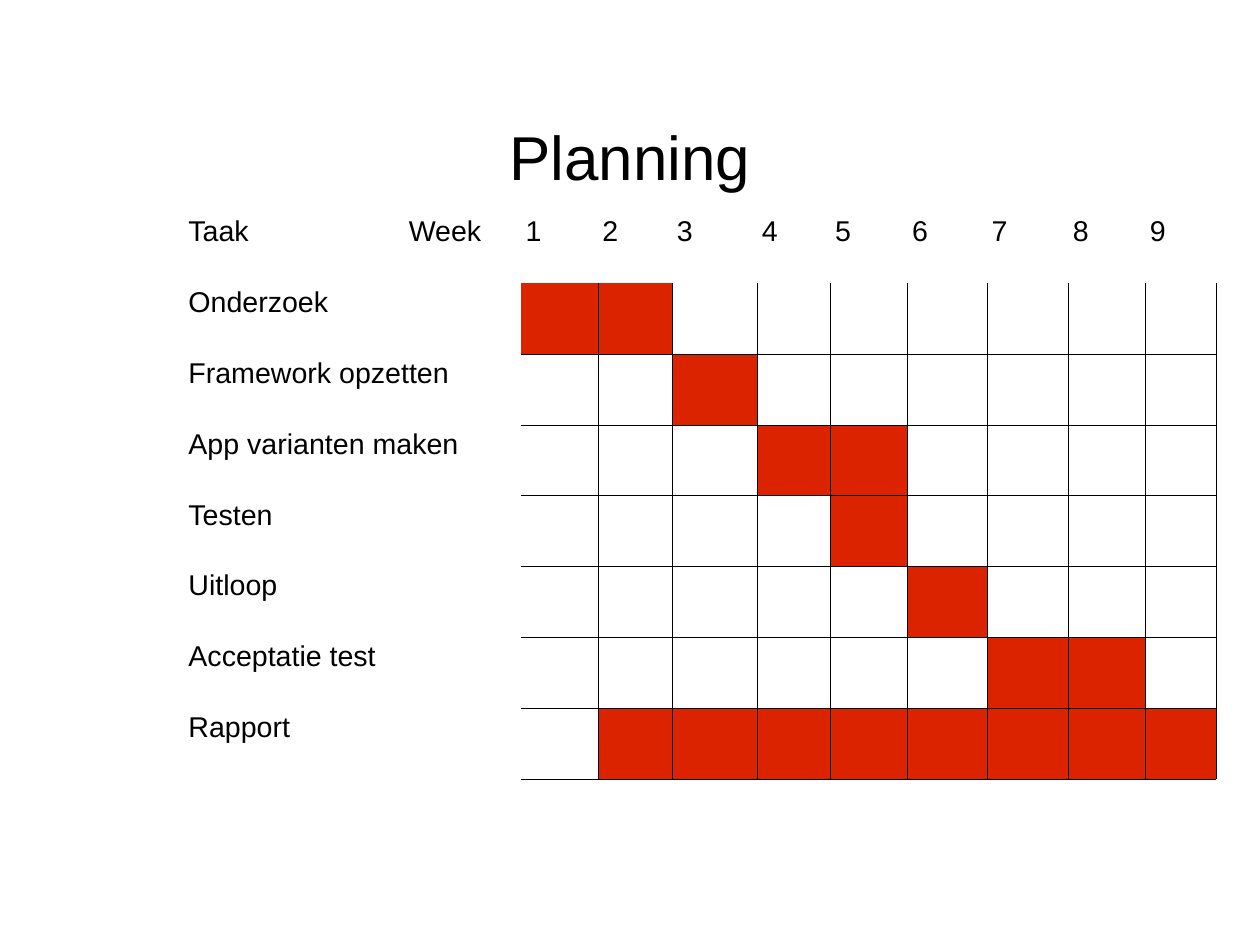
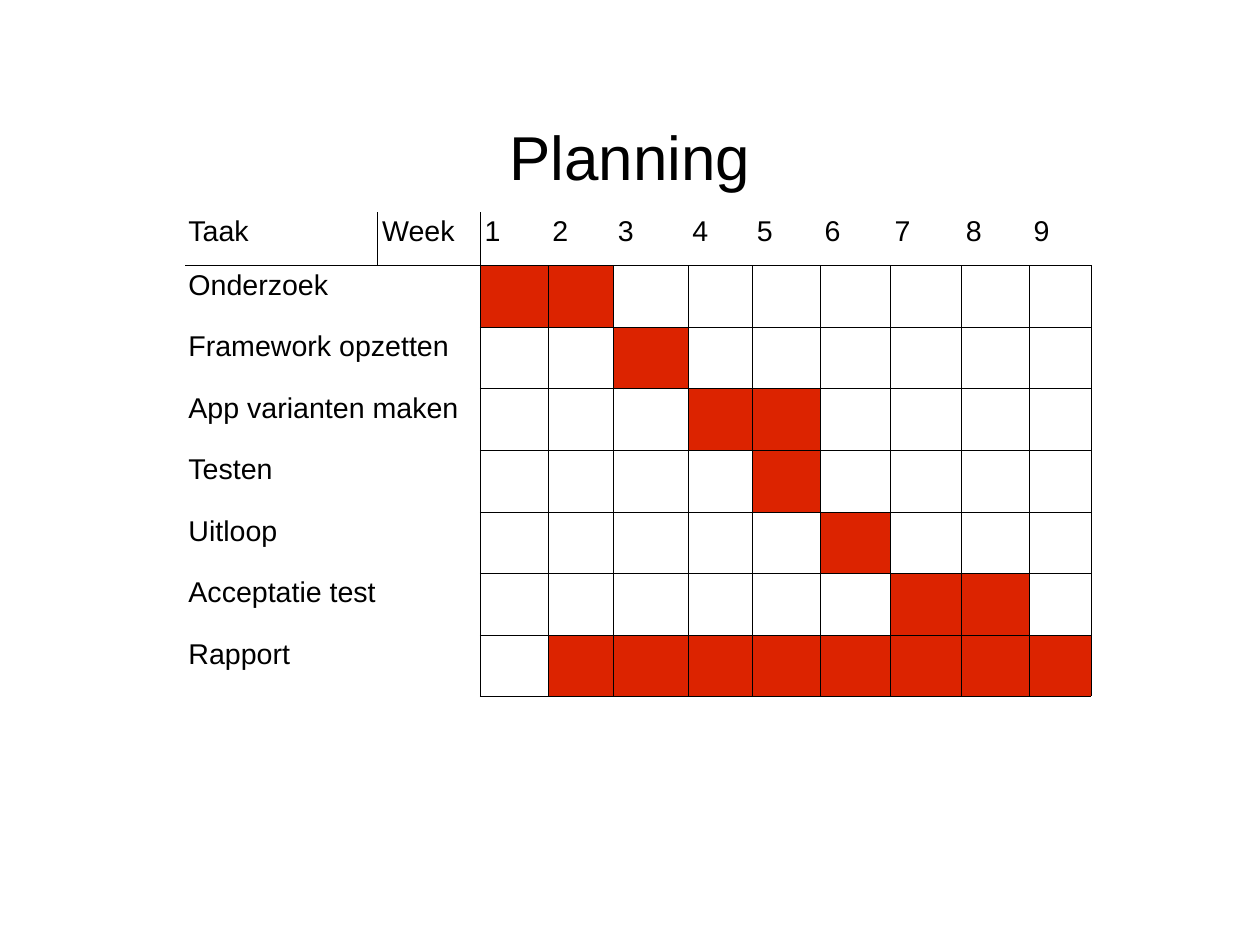
Before and after one commit to NHL-Water-Apps/Docs, a slide deck: slide 9 of defstudie.ppt. Drawn at 1260x945 pixels with LibreOffice and Linux fonts; fonts in the diff are those of the drawing; background and template pictures are left out. Boxes give left, top, right and bottom in pixels: in the first picture for what was removed or moved away, otherwise in the second. Text is boxed around its words. In the diff, an @@ line names an element or a change of style, - is before the commit and + after.

Commit message:
fix

```diff
--- a/defstudie.ppt
+++ b/defstudie.ppt
@@ table at (x1=184, y1=213, x2=1088, y2=696) @@
@@ borders changed @@
@@ table resized from (x1=184, y1=213, x2=1215, y2=780) to (x1=184, y1=213, x2=1088, y2=696) @@
```
